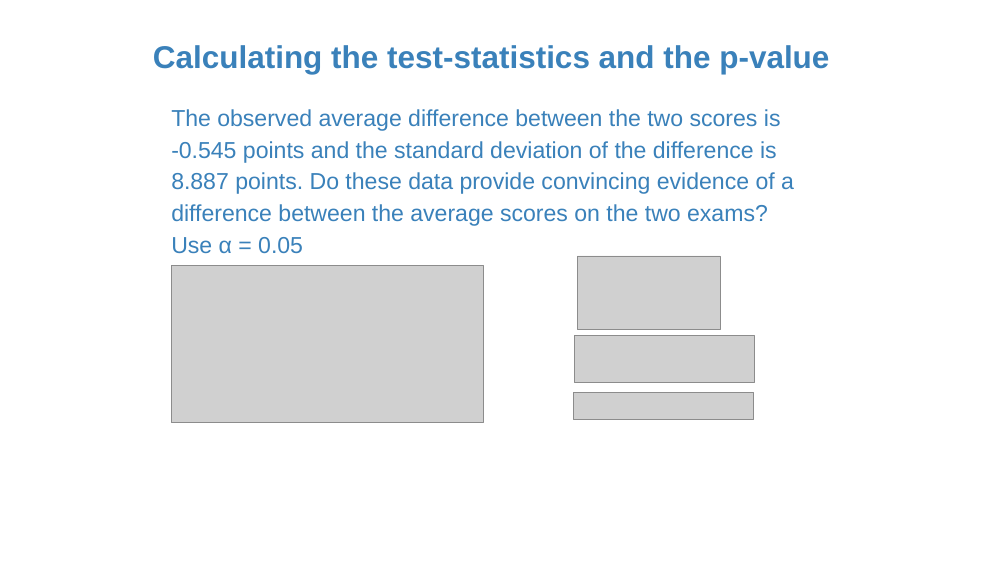
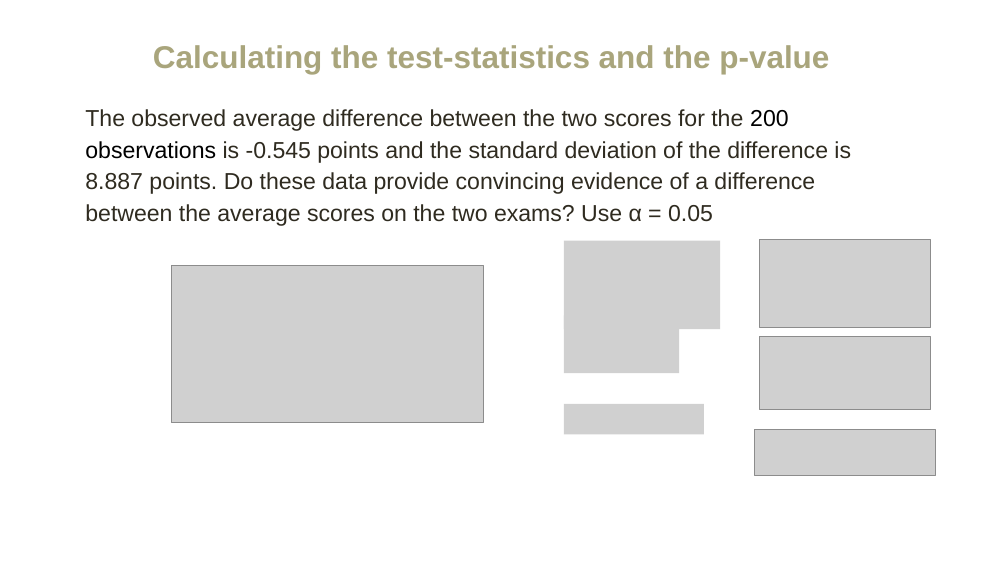
Before and after one commit to amosca01/MATH108-F23, a slide deck: slide 26 of slides/11-paired-data.pptx (slide 19 before the commit). Drawn at 1008x567 pixels with LibreOffice and Linux fonts; fonts in the diff are those of the drawing; grey boxes stand for pictures. Boxes give left, top, right and bottom in pixels: in the first picture for what was removed or moved away, otherwise in the second. Text is boxed around its words. In the diff, an @@ line names an element or a change of style, - is before the commit and + after.

```diff
--- a/slides/11-paired-data.pptx
+++ b/slides/11-paired-data.pptx
@@ text "Calculating the test-statistics and the ..." at [153, 45, 829, 74]: text colour #3A81BA to #A9A57C @@
@@ text at [85, 109, 851, 226]: text changed; text colour #3A81BA to #2F2B20 @@
-The observed average difference between the two scores is -0.545 points and the standard deviation of the difference is 8.887 points. Do these data provide convincing evidence of a difference between the average scores on the two exams? Use α = 0.05
+The observed average difference between the two scores for the 200 observations is -0.545 points and the standard deviation of the difference is 8.887 points. Do these data provide convincing evidence of a difference between the average scores on the two exams? Use α = 0.05
@@ picture: place and size @@
-picture at [578, 256, 721, 330]
+picture at [760, 239, 930, 327]
@@ picture added at [564, 240, 721, 329] @@
@@ picture added at [564, 315, 680, 373] @@
@@ picture: place and size @@
-picture at [574, 336, 755, 383]
+picture at [760, 337, 930, 409]
@@ picture added at [564, 404, 704, 434] @@
@@ picture: place and size @@
-picture at [573, 392, 754, 420]
+picture at [755, 430, 936, 476]
```
Also in this commit, not shown: 22 other slides changed, 14 slides added, 1 slide removed, 11 other files.
